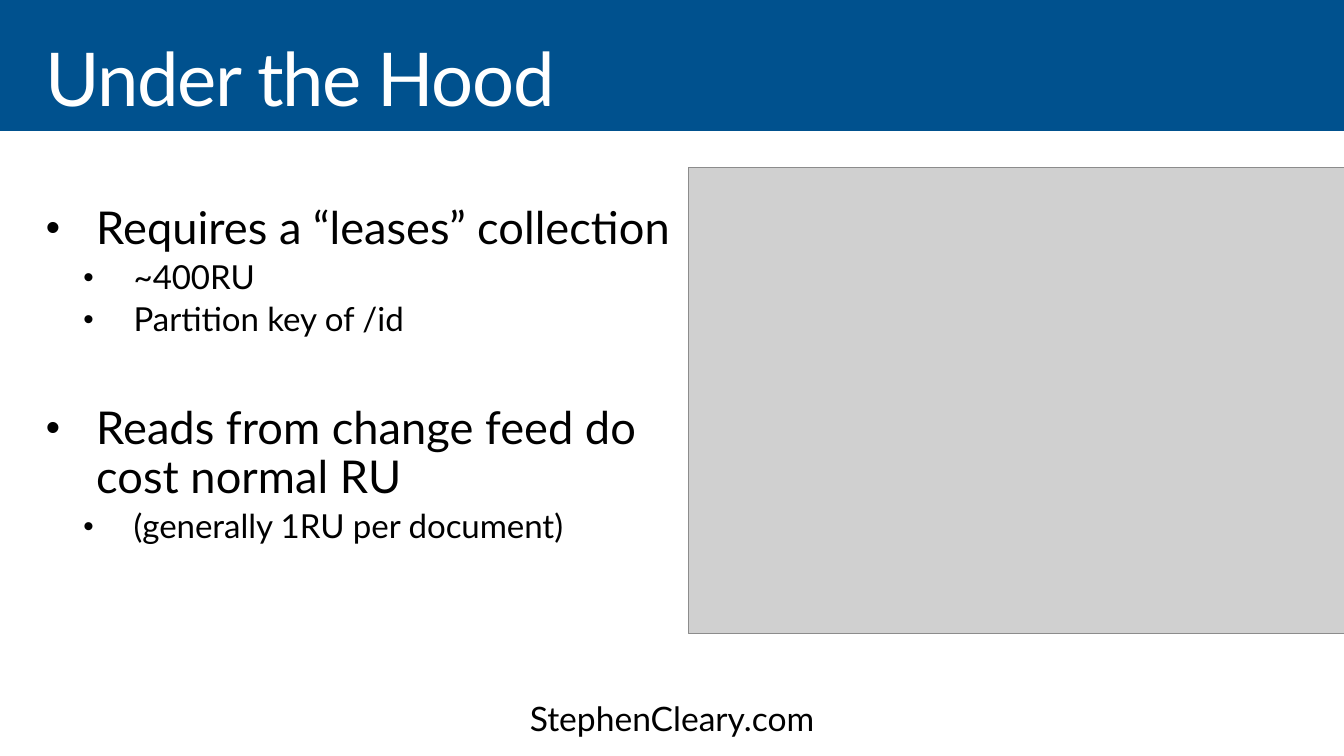
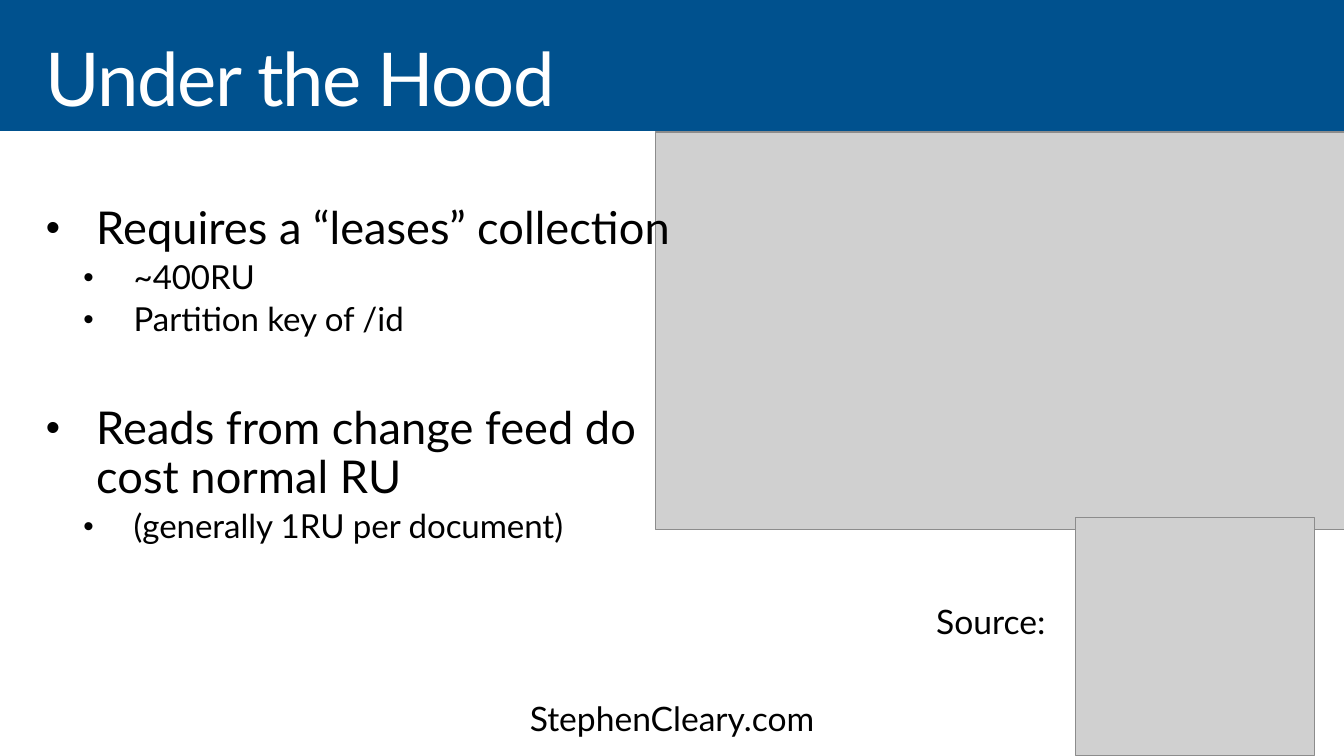
Before and after one commit to StephenCleary/Presentations, a slide deck: slide 55 of CosmosDB/CosmosDB - 16.9.pptx (slide 52 before the commit). Drawn at 1344x756 pixels with LibreOffice and Linux fonts; fonts in the diff are those of the drawing; grey boxes stand for pictures. Boxes give left, top, right and bottom in pixels: in the first picture for what was removed or moved away, otherwise in the second. Text is boxed around its words. In the diff, an @@ line names an element or a change of style, - is before the commit and + after.

```diff
--- a/CosmosDB/CosmosDB - 16.9.pptx
+++ b/CosmosDB/CosmosDB - 16.9.pptx
@@ picture: place and size @@
-picture at (689,167,1344,634)
+picture at (656,132,1344,530)
@@ picture added at (1076,517,1315,756) @@
@@ text added at (936,609,1045,635), 24 pt, text #000000 @@
+Source:
```
Also in this commit, not shown: 23 other slides changed, 3 slides added, 5 other files.
